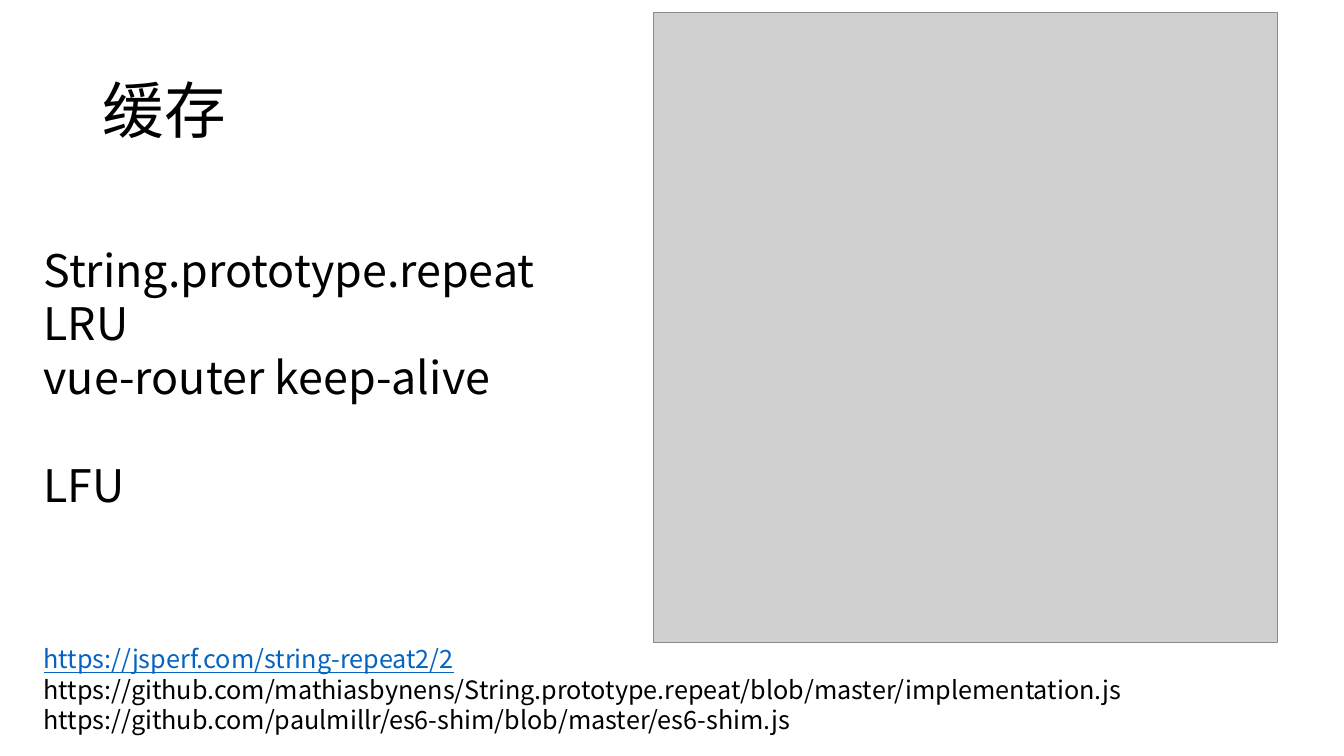
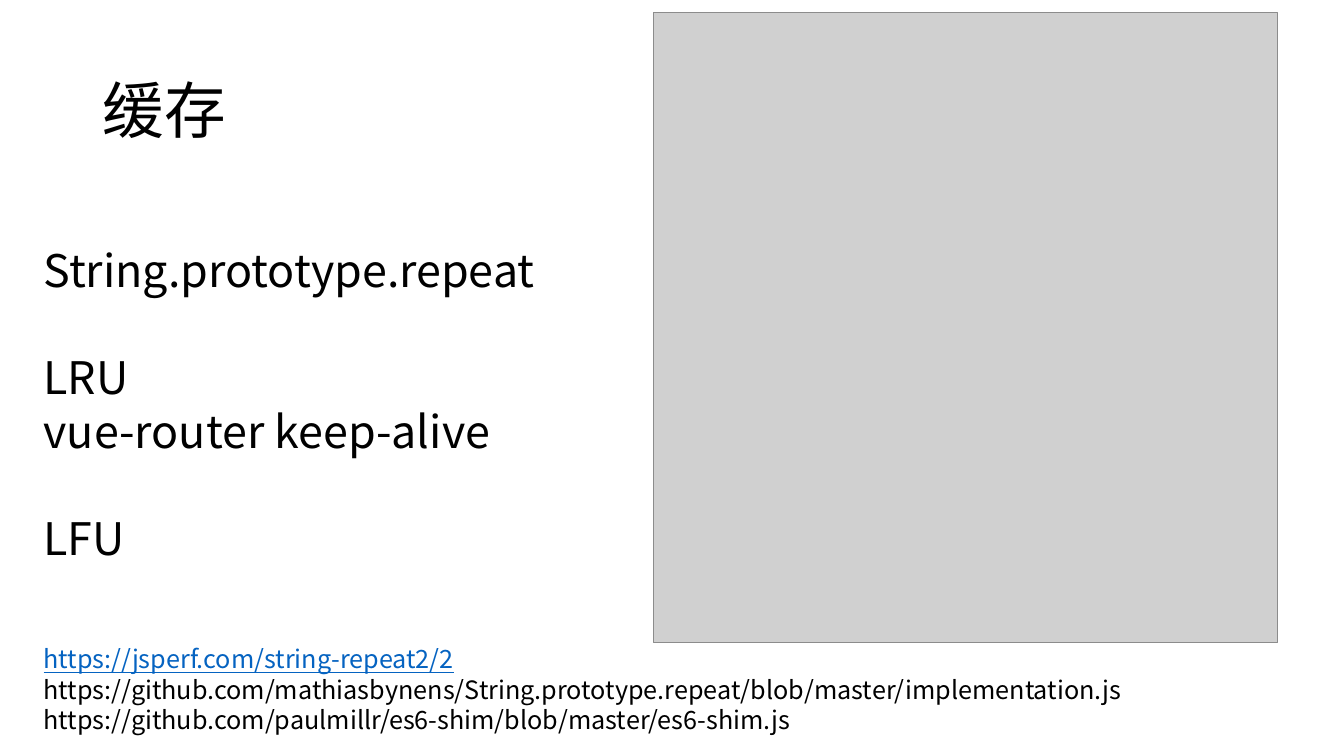
Before and after one commit to dzgcsmthmt/practice, a slide deck: slide 8 of 前端性能.pptx. Drawn at 1344x756 pixels with LibreOffice and Linux fonts; fonts in the diff are those of the drawing; grey boxes stand for pictures. Boxes give left, top, right and bottom in pixels: in the first picture for what was removed or moved away, otherwise in the second. Text is boxed around its words. In the diff, an @@ line names an element or a change of style, - is before the commit and + after.

```diff
--- a/前端性能.pptx
+++ b/前端性能.pptx
@@ text "String.prototype.repeat" rewrapped from (43,252,534,503) to (43,252,534,556) @@
```
Also in this commit, not shown: 3 other slides changed.
